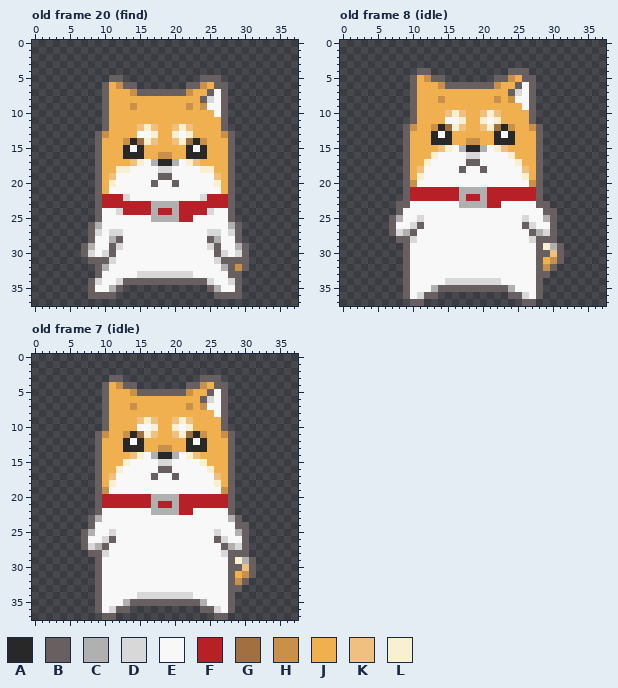
File history of a pixel-art file, app/src/main/assets/gfx/dog.ase. Above, as it was before the edit.
38x38 pixels, 20 frames. Shown: old frame 20 (find), old frame 8 (idle), old frame 7 (idle). The commit also changed other frames, which this record leaves out.
Palette (. is transparent): A #282828  B #686060  C #b0b0b0  D #d8d8d8  E #f8f8f8  F #b82028  G #a07040  H #c89048  J #f0b050  K #f0c080  L #f8f0d0
Pixels before, old frame 20 (find), first column x 7:
 5 ....BB...........BBB....
 6 ...BJHBB.......BBHJBB...
 7 ...BJJJHBBBBBBBHJJBEB...
 8 ...BJJJJJJJJJJJJJBDEB...
 9 ...BJJJHJJJJJJJHJHEEB...
10 ...BJJJJJJJJJJJJJJJEB...
11 ...BJJJJJJJJJJJJJJJJB...
12 ...BJJJJKLKJJKLKJJJJB...
13 ..BHJJJJEELJJLELJJJJHB..
14 ..BJJJHAGLKJJKLGAHJJJB..
15 ..BJJJAEAJJJJJJAEAJJJB..
16 ..BJJJAAAJJHHJJAAAJJJB..
17 ..BJJJJKLECAACELKJJJJB..
18 ..BJJLLEEEEDDEEEELLJJB..
19 ..BJKEEEEEEBBEEEEEEKJB..
20 ..BJLEEEEEBEEBEEEEELJB..
21 ..BJEEEEEEEEEEEEEEEEJB..
22 ..BFFFDEEEEEEEEEEDFFFB..
23 ..BFFFFFFFCCCCFFFFFFFB..
24 ..BEEDFFFFCFFCFFFFDEEB..
25 ..BEEEEEEECCCCFFEEEEEB..
26 .BCEEEEEEEEEEEEEEEEEECB.
27 .BDEDDEEEEEEEEEEEEDDEDB.
28 .BEECBEEEEEEEEEEEEBCEEB.
29 BCEEBDEEEEEEEEEEEEDBEECB
30 BDEDBEEEEEEEEEEEEEEBDEDB
31 .BBBDEEEEEEEEEEEEEEDBBBB
32 ..BCEEEEEEEEEEEEEEEECBHB
33 ..BEEEEEDDDDDDDDEEEEEBB.
34 .BDEEDBBBBBBBBBBBBDEEDB.
35 .BEECB............BCEEB.
36 .BBBB..............BBBB.
Pixels before, old frame 8 (idle), first column x 7:
 4 ....BB...........BBB.....
 5 ...BJHBB.......BBHJBB....
 6 ...BJJJHBBBBBBBHJJBEB....
 7 ...BJJJJJJJJJJJJJBDEB....
 8 ...BJJJHJJJJJJJHJHEEB....
 9 ...BJJJJJJJJJJJJJJJEB....
10 ...BJJJJKLKJJKLKJJJJB....
11 ...BJJJJEELJJLELJJJJB....
12 ..BHJJHAGLKJJKLGAHJJHB...
13 ..BJJJAEAJJJJJJAEAJJJB...
14 ..BJJJAAAJJHHJJAAAJJJB...
15 ..BJJJJKLECAACELKJJJJB...
16 ..BJJJLEEEEDDEEEELJJJB...
17 ..BJJLEEEEEBBEEEEELJJB...
18 ..BJKEEEEEBEEBEEEEEKJB...
19 ..BJLEEEEEEEEEEEEEELJB...
20 ..BHEEEEEEEEEEEEEEEEHB...
21 ..BFFFFFFFCCCCFFFFFFFB...
22 ..BFFFFFFFCFFCFFFFFFFB...
23 .BBEEEEEEECCCCFFEEEEEBB..
24 .BEEEEEEEEEEEEEEEEEEEEBB.
25 BCEEDEEEEEEEEEEEEEEDEECB.
26 BEEDBEEEEEEEEEEEEEEBDEEB.
27 BDCBEEEEEEEEEEEEEEEEBCDB.
28 .BBDEEEEEEEEEEEEEEEEDBBB.
29 ..BEEEEEEEEEEEEEEEEEEBLCB
30 ..BEEEEEEEEEEEEEEEEEEBBKB
31 ..BEEEEEEEEEEEEEEEEEEBJHB
32 ..BEEEEEEEEEEEEEEEEEEBHB.
33 ..BEEEEEEEEEEEEEEEEEEBB..
34 ..BEEEEEDDDDDDDDEEEEEB...
35 ..BEEECBBBBBBBBBBCEEEB...
36 ..BEDBB..........BBDEB...
37 ...BB..............BB....
Pixels before, old frame 7 (idle), first column x 7:
 3 ....BB...........BBB.....
 4 ...BJHBB.......BBHJBB....
 5 ...BJJJHBBBBBBBHJJBEB....
 6 ...BJJJJJJJJJJJJJBDEB....
 7 ...BJJJHJJJJJJJHJHEEB....
 8 ...BJJJJJJJJJJJJJJJEB....
 9 ...BJJJJKLKJJKLKJJJJB....
10 ...BJJJJEELJJLELJJJJB....
11 ..BHJJHAGLKJJKLGAHJJHB...
12 ..BJJJAEAJJJJJJAEAJJJB...
13 ..BJJJAAAJJHHJJAAAJJJB...
14 ..BJJJJKLECAACELKJJJJB...
15 ..BJJJLEEEEDDEEEELJJJB...
16 ..BJJLEEEEEBBEEEEELJJB...
17 ..BJKEEEEEBEEBEEEEEKJB...
18 ..BJLEEEEEEEEEEEEEELJB...
19 ..BHEEEEEEEEEEEEEEEEHB...
20 ..BFFFFFFFCCCCFFFFFFFB...
21 ..BFFFFFFFCFFCFFFFFFFB...
22 ..BEEEEEEECCCCFFEEEEEB...
23 .BCEEEEEEEEEEEEEEEEEECB..
24 .BEEEEEEEEEEEEEEEEEEEEBB.
25 BCEEDEEEEEEEEEEEEEEDEECB.
26 BEEDBEEEEEEEEEEEEEEBDEEB.
27 BDCBEEEEEEEEEEEEEEEEBCDB.
28 .BBDEEEEEEEEEEEEEEEEDBBB.
29 ..BEEEEEEEEEEEEEEEEEEBLCB
30 ..BEEEEEEEEEEEEEEEEEEBBKB
31 ..BEEEEEEEEEEEEEEEEEEBJHB
32 ..BEEEEEEEEEEEEEEEEEEBHB.
33 ..BEEEEEEEEEEEEEEEEEEBB..
34 ..BEEEEEDDDDDDDDEEEEEB...
35 ..BEEECBBBBBBBBBBCEEEB...
36 ..BEDBB..........BBDEB...
37 ...BB..............BB....
After:
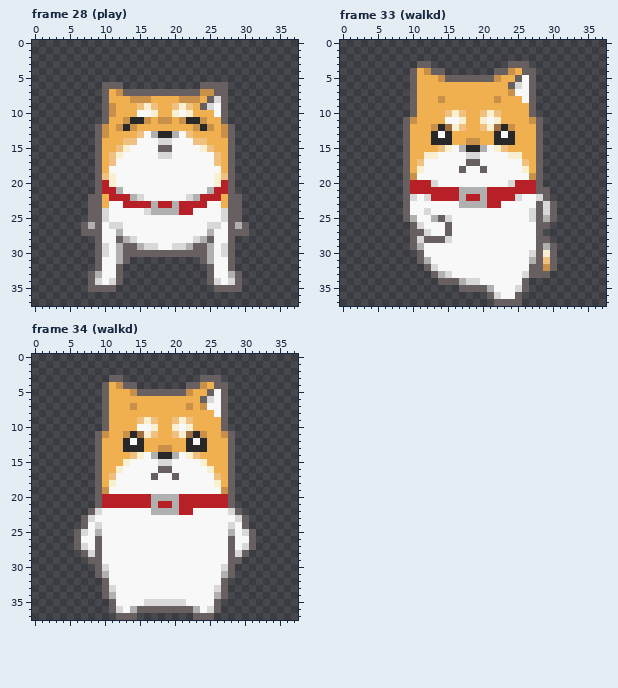
A new or re-ordered frame is compared with the old frame closest to it.
The edit:
frames 20 -> 40
Frame 28 (play) is new; against old frame 20 (find):
y 5: x 11..12 BB -> ..; x 24..26 BBB -> ...
y 6: x 11..14 JHBB -> BB..; x 22..25 BBHJ -> ..BB
y 7: x 12..14 JJH -> HBB; x 22..26 HJJBE -> BBHHB
y 8: x 14..16 JJJ -> HHH; x 21..26 JJJBDE -> HHHJBD
y 9: x 11 J -> H; x 14..17 HJJJ -> JKLK; x 20..22 JJH -> KLK; x 24..25 HE -> BD
y 10: x 11 J -> H; x 15..17 JJJ -> EEL; x 20..22 JJJ -> LEL
y 11: x 13..16 JJJJ -> HAAH; x 18..19 JJ -> HH; x 21..24 JJJJ -> HAAH
y 12: x 9..10 .B -> BH; x 12..17 JJJKLK -> HAHJJJ; x 20..25 KLKJJJ -> JJJHAH; x 27..28 B. -> HB
y 13: x 15 E -> K; x 17..20 LJJL -> CAAC; x 22 L -> K
y 14: x 13..24 HAGLKJJKLGAH -> KKEEEDDEEEKK
y 15: x 12..13 JA -> KL; x 15..22 AJJJJJJA -> EEEBBEEE; x 24..25 AJ -> LK
y 16: x 11..26 JJAAAJJHHJJAAAJJ -> KLEEEEEDDEEEEEEK
y 17: x 11..15 JJJKL -> KEEEE; x 17..20 CAAC -> EEEE; x 22..26 LKJJJ -> EEEEK
y 18: x 11..13 JLL -> EEE; x 18..19 DD -> EE; x 24..26 LLJ -> EEE
y 19: x 10..11 JK -> KL; x 18..19 BB -> EE; x 26..27 KJ -> LK
y 20: x 10 J -> F; x 17 B -> E; x 20 B -> E; x 27 J -> F
y 21: x 10..12 JEE -> FFC; x 25..27 EEJ -> CFF
y 22: x 8 . -> B; x 10 F -> J; x 13..15 DEE -> FCD; x 22..24 EED -> DCF; x 27 F -> J; x 29 . -> B
y 23: x 8 . -> B; x 10..12 FFF -> JEE; x 18..19 CC -> FF; x 25..27 FFF -> EEJ; x 29 . -> B
y 24: x 8 . -> B; x 10 E -> D; x 12..16 DFFFF -> EEEED; x 18..19 FF -> CC; x 23..25 FFD -> EEE; x 27 E -> D; x 29 . -> B
y 25: x 8 . -> B; x 10 E -> D; x 17..22 CCCCFF -> EEEEEE; x 27 E -> D; x 29 . -> B
y 26: x 7..9 .BC -> BCB; x 11..12 EE -> DD; x 25..26 EE -> DD; x 28..30 CB. -> BCB
y 27: x 7 . -> B; x 9 D -> B; x 11..12 DD -> EC; x 25..26 DD -> CE; x 28 D -> B; x 30 . -> B
y 28: x 8..9 BE -> .B; x 11 C -> E; x 13..14 EE -> CD; x 23..24 EE -> DC; x 26 C -> E; x 28..29 EB -> B.
y 29: x 7..17 BCEEBDEEEEE -> ..BDECBBCDD; x 20..30 EEEEEDBEECB -> DDCBBCEDB..
y 30: x 7..9 BDE -> ..B; x 11..26 BEEEEEEEEEEEEEEB -> ECBBBBBBBBBBBBCE; x 28..30 EDB -> B..
y 31: x 8 B -> .; x 10..27 BDEEEEEEEEEEEEEEDB -> EECB..........BCEE; x 29..30 BB -> ..
y 32: x 10 C -> E; x 12..25 EEEEEEEEEEEEEE -> B............B; x 27 C -> E; x 29..30 HB -> ..
y 33: x 8..9 .B -> BC; x 12..25 EEEDDDDDDDDEEE -> B............B; x 28 B -> C
y 34: x 11..26 EDBBBBBBBBBBBBDE -> DB............BD
y 35: x 9..12 EECB -> BBB.; x 25..28 BCEE -> .BBB
y 36: x 8..11 BBBB -> ....; x 26..29 BBBB -> ....
Frame 33 (walkd) is new; against old frame 8 (idle):
y 3: x 11..12 .. -> BB; x 24..26 ... -> BBB
y 4: x 10..14 .BB.. -> BJHBB; x 22..25 ..BB -> BBHJ; x 27 . -> B
y 5: x 12..26 HBB.......BBHJB -> JJHBBBBBBBHJJBE
y 6: x 14..22 HBBBBBBBH -> JJJJJJJJJ; x 24..25 JB -> BD
y 7: x 24..25 BD -> HE
y 8: x 24..25 HE -> JJ
y 9: x 26 E -> J
y 11: x 9..10 .B -> BH; x 27..28 B. -> HB
y 12: x 10 H -> J; x 27 H -> J
y 16: x 12 J -> L; x 25 J -> L
y 17: x 11..12 JL -> KE; x 25..26 LJ -> EK
y 18: x 11 K -> L; x 26 K -> L
y 19: x 10..11 JL -> HE; x 26..27 LJ -> EH
y 20: x 10..13 HEEE -> FFFD; x 24..27 EEEH -> DFFF
y 21: x 29 . -> B
y 22: x 10..12 FFF -> DED; x 25..29 FFFB. -> DEEDB
y 23: x 8 B -> .; x 29..30 B. -> DB
y 24: x 8..9 BE -> .B; x 12 E -> D; x 27..29 EEB -> DBD
y 25: x 7..11 BCEED -> ..BCE; x 13..15 EEE -> CBD; x 26..28 DEE -> EDB
y 26: x 7..11 BEEDB -> ...BD; x 15 E -> B; x 26..30 BDEEB -> EEBB.
y 27: x 7..9 BDC -> ...; x 11..12 EE -> BD; x 15 E -> B; x 27..30 BCDB -> EB..
y 28: x 8..15 BBDEEEEE -> ..BDBBBD; x 27 D -> E; x 30 B -> .
y 29: x 9..11 BEE -> .BC; x 29..31 LCB -> CB.
y 30: x 9..11 BEE -> ..B; x 27 E -> D; x 29..31 BKB -> LB.
y 31: x 9..12 BEEE -> ..BC; x 27 E -> C; x 29..31 JHB -> KB.
y 32: x 9..13 BEEEE -> ...BD; x 27 E -> B
y 33: x 9..15 BEEEEEE -> ....BCD; x 26..27 EE -> DB
y 34: x 9..17 BEEEEEDDD -> .....BBBC; x 20..22 DDD -> EEE; x 26..28 EEB -> B..
y 35: x 9..16 BEEECBBB -> ........; x 21..28 BBBCEEEB -> CEEEDB..
y 36: x 9..13 BEDBB -> .....; x 21..24 ...B -> BDEE; x 26..28 DEB -> ...
y 37: x 10..11 BB -> ..; x 22..27 ....BB -> BBBB..
Frame 34 (walkd) is new; against old frame 7 (idle):
y 22: x 8..9 .B -> BD; x 28..29 B. -> DB
y 23: x 7..9 .BC -> BDE; x 28..30 CB. -> EDB
y 24: x 7..9 .BE -> BED; x 28..29 EB -> DE
y 25: x 6..9 .BCE -> BDEC; x 11 D -> E; x 26 D -> E; x 28..31 ECB. -> CEDB
y 26: x 6..7 .B -> BE; x 9..11 EDB -> BEE; x 26..28 BDE -> EEB; x 30..31 B. -> EB
y 27: x 6..10 .BDCB -> BDEBE; x 27..31 BCDB. -> EBEDB
y 28: x 7..8 .B -> BD; x 10 D -> E; x 27 D -> E; x 29 B -> D
y 29: x 8 . -> B; x 29..31 LCB -> B..
y 30: x 10 E -> D; x 27 E -> D; x 29..31 BKB -> ...
y 31: x 10 E -> C; x 27 E -> C; x 29..31 JHB -> ...
y 32: x 9..10 BE -> .B; x 27..30 EBHB -> B...
y 33: x 9..11 BEE -> .BD; x 26..29 EEBB -> DB..
y 34: x 9..11 BEE -> .BC; x 15..22 DDDDDDDD -> EEEEEEEE; x 26..28 EEB -> CB.
y 35: x 9..11 BEE -> ..B; x 13..24 CBBBBBBBBBBC -> EEEDDDDDDEEE; x 26..28 EEB -> B..
y 36: x 9..28 BEDBB..........BBDEB -> ..BDECBBBBBBBBCEDB..
y 37: x 10..14 BB... -> ..BBB; x 23..27 ...BB -> BBB..
